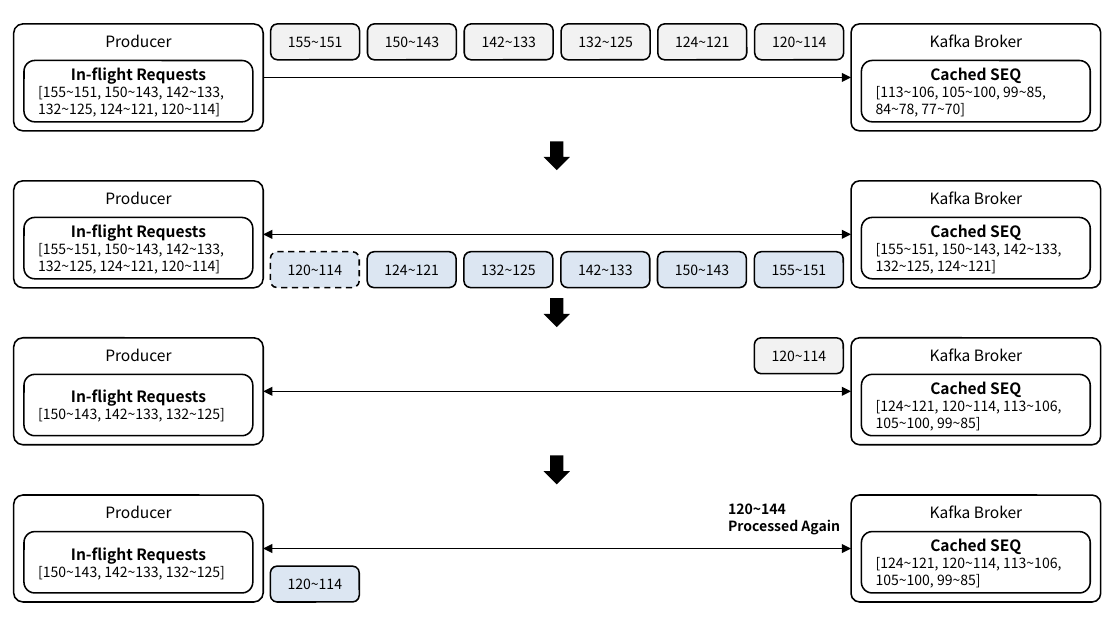
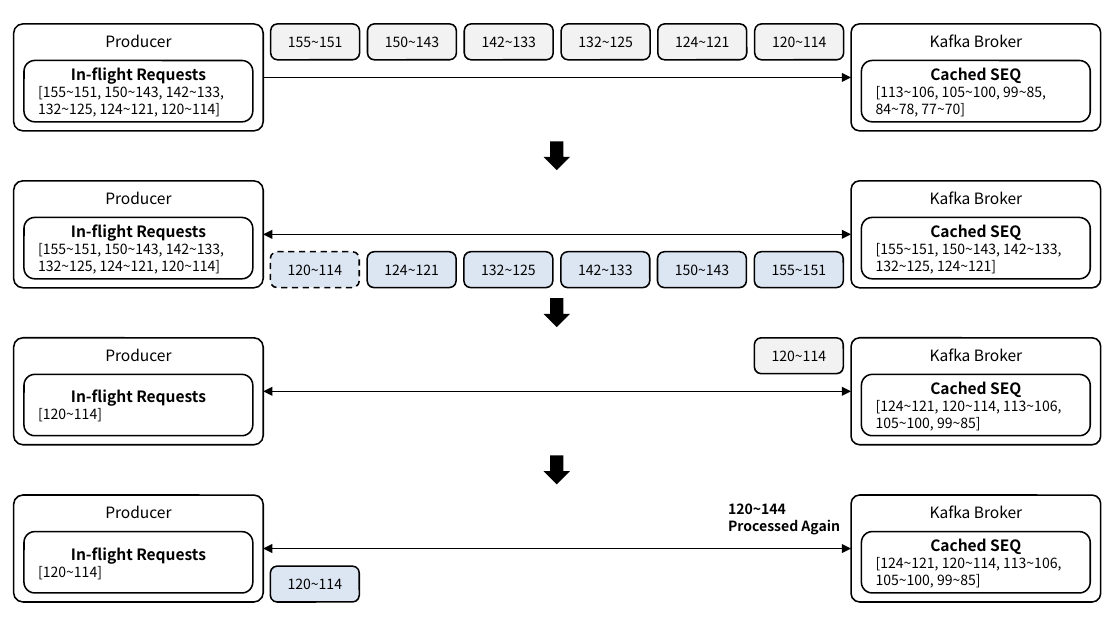
Before and after one commit to ssup2/blog-software, a slide deck: slide 14 of content/docs/theory-analysis/kafka-idempotence/images/images.pptx (slide 5 before the commit). Drawn at 1120x630 pixels with LibreOffice and Linux fonts; fonts in the diff are those of the drawing. Boxes give left, top, right and bottom in pixels: in the first picture for what was removed or moved away, otherwise in the second. Text is boxed around its words. In the diff, an @@ line names an element or a change of style, - is before the commit and + after.

```diff
--- a/content/docs/theory-analysis/kafka-idempotence/images/images.pptx
+++ b/content/docs/theory-analysis/kafka-idempotence/images/images.pptx
@@ text in rounded rectangle at (38,408,102,422): text changed @@
-[150~143, 142~133, 132~125]
+[120~114]
@@ text in rounded rectangle at (38,566,102,580): text changed @@
-[150~143, 142~133, 132~125]
+[120~114]
```
Also in this commit, not shown: 2 other slides changed, 8 slides added.
